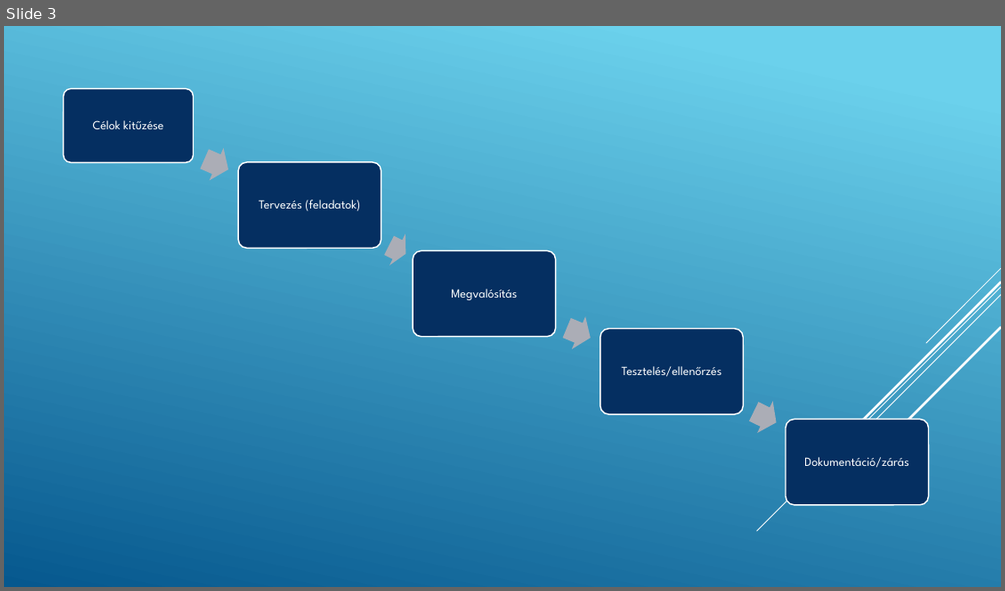
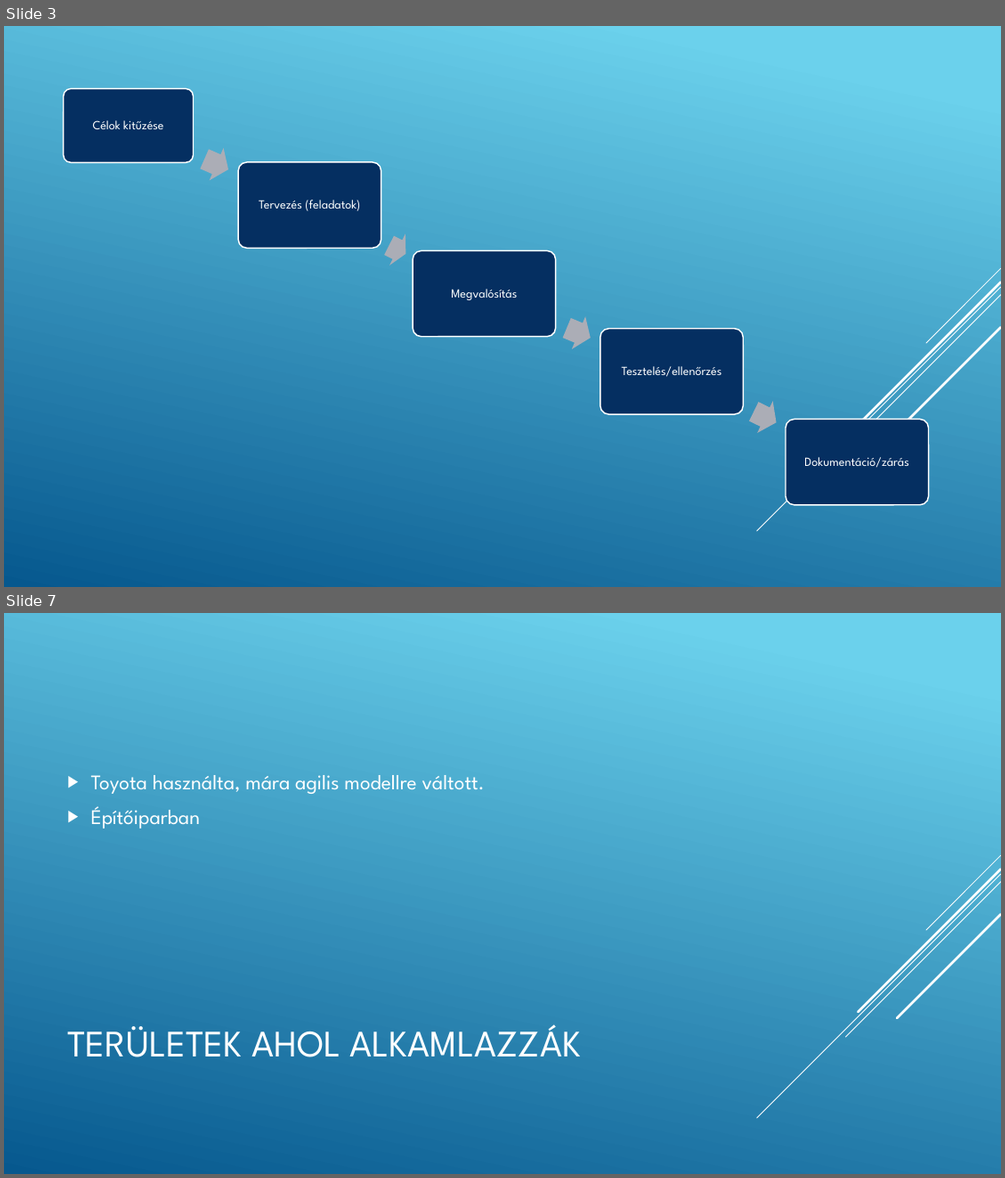
Before and after one commit to JelencsityMiklous/ppt, a slide deck: Vízesés modell.pptx. Shown one above the other, each under a label of ours: slide 3 before the commit, slides 3 and 7 after it; the slides between them are not shown. The pictures are 1005x591 and 1005x1178 pixels, drawn with LibreOffice and Linux fonts; fonts in the diff are those of the drawing. Boxes give left, top, right and bottom in pixels: in the first picture for what was removed or moved away, otherwise in the second. Text is boxed around its words. In the diff, an @@ line names an element or a change of style, - is before the commit and + after.

```diff
--- a/Vízesés modell.pptx
+++ b/Vízesés modell.pptx
@@ slide 7 added at [4, 613, 1001, 1174], background gradient #6ED2EB to #06588E; not listed: 5 template elements that a slide beside it also shows @@
@@ text added at [91, 775, 485, 828], 20 pt, text #FFFFFF @@
+▶ Toyota használta, mára agilis modellre váltott.
+▶ Építőiparban
@@ title added at [67, 1024, 581, 1057], 36 pt, text #FFFFFF @@
+TERÜLETEK AHOL ALKAMLAZZÁK
```
Also in this commit, not shown: 4 slides changed, 3 other slides added, 1 slide removed.
